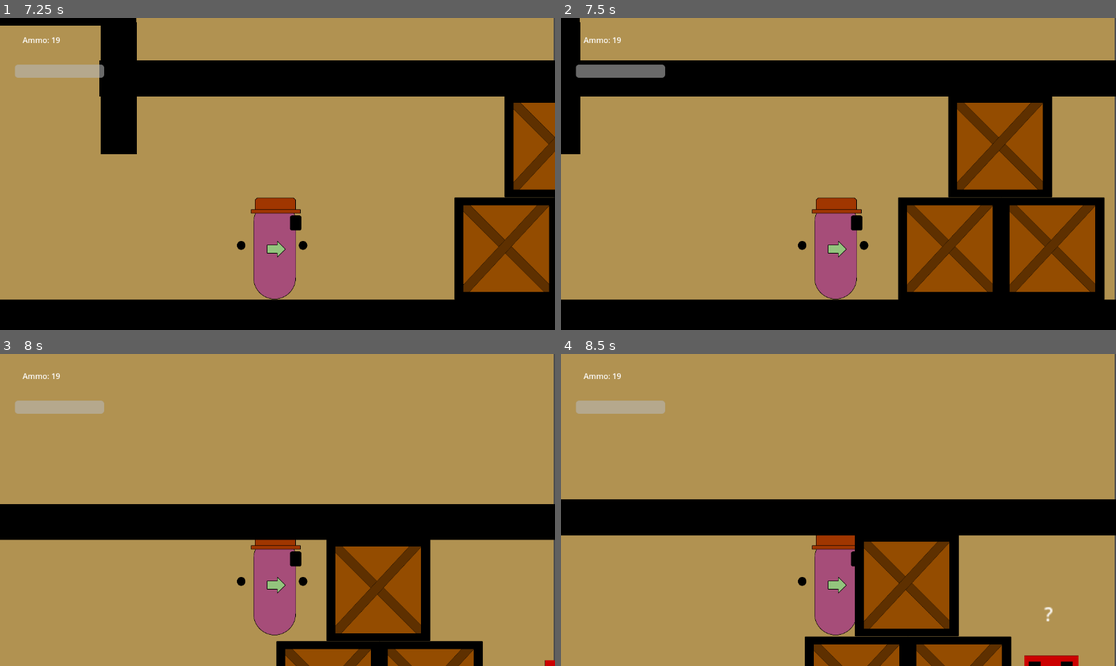
Above: before the commit, frames 1-4 (two rows, left to right).
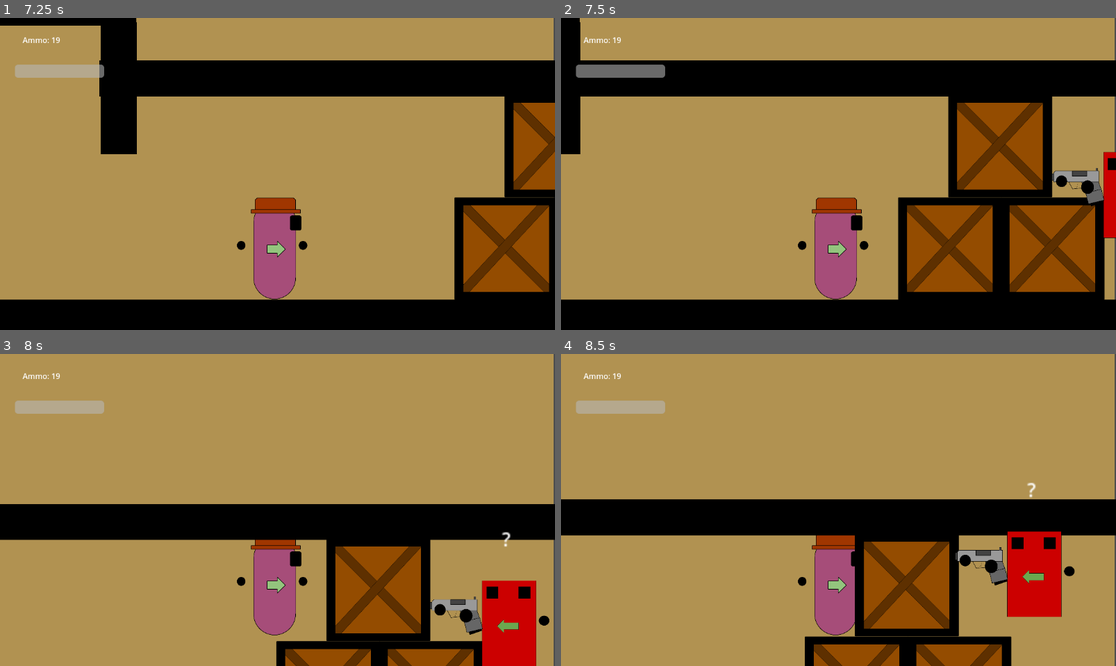
Above: after the commit, the same moments.

Repository: TrinityXon/No-Excuses-Nathan
Game: Godot game, scene res://Levels/UILevels/MainMenu.tscn
The game is run twice, just before and just after one commit, with the same random seed, the same clock (stepped at 60 frames per second) and the same inputs. The engine's default icon, where the game draws it, is replaced by a stand-in: a white triangle on a blue panel in a dark square.
Inputs:
- Up to frame 1 (7.25 s): click "Play" at 0.5 s; tap Enter at 1.25 s; hold Right (Move_Right) 1.28-2.78 s; tap F (Pickup) at 1.35, 4.35 s; tap W (Jump) at 1.52, 2.27, 3.77, 4.52, 5.27, 6.77 s; tap Ctrl (Shoot) at 2.1, 5.1 s; hold Left (MoveLeft) 2.78-5.03 s; tap C (crouch) at 2.85, 5.85 s; tap Tab (equip) at 3.6, 6.6 s; hold Right (Move_Right) from 5.03 s (still down)
- Up to frame 2 (7.5 s): keep holding Right (Move_Right); tap F (Pickup) at 7.35 s
- Up to frame 3 (8 s): keep holding Right (Move_Right); tap W (Jump) at 7.52 s
- Up to frame 4 (8.5 s): keep holding Right (Move_Right); tap Ctrl (Shoot) at 8.1 s; tap W (Jump) at 8.27 s

Frame 1 is identical in both runs. In frame 2, 1.2% of the frame differs, in the area x 88-100%, y 42-71%; in frame 3, 3.4%; in frame 4, 3.7%, in the area x 71-94%, y 41-100%.

Commit message:
Revert "Changed Dining Chair"
This reverts commit 0d5aeeff8a5a03eb8537b3177afd2d03b0a8377c.

Diff:
--- a/Levels/The_Marston_Estate/Floor_1/floor_1.tscn
+++ b/Levels/The_Marston_Estate/Floor_1/floor_1.tscn
@@ -224,7 +224,7 @@
 position = Vector2(1135, 745)
 
 [node name="Area2D3" parent="Environment/Rooms/DiningRoom/Props" instance=ExtResource("19_1np0n")]
-position = Vector2(1839, 747)
+position = Vector2(1765, 747)
 flipSprite = true
 
 [node name="Main_Hall" type="Node2D" parent="Environment/Rooms"]
@@ -244,17 +244,17 @@
 [node name="Hostiles" type="Node2D" parent="."]
 
 [node name="Enemies" parent="Hostiles" node_paths=PackedStringArray("player", "activationZones", "travelPoints") instance=ExtResource("6_8jkhy")]
-position = Vector2(-1332, 684)
+position = Vector2(-1365, 573)
 player = NodePath("../../Player/Nathan_Main")
 activationZones = NodePath("../../ActivationZones/HallwayEnemy")
 travelPoints = [NodePath("Points"), NodePath("Points2")]
 usesVisionCone = false
 
 [node name="Points" parent="Hostiles/Enemies" instance=ExtResource("7_aplqc")]
-position = Vector2(-127.333, -0.666656)
+position = Vector2(-127.333, 35.3333)
 
 [node name="Points2" parent="Hostiles/Enemies" instance=ExtResource("7_aplqc")]
-position = Vector2(142.667, -2)
+position = Vector2(142, 35.3333)
 
 [node name="Enemies2" parent="Hostiles" node_paths=PackedStringArray("player", "activationZones", "travelPoints") instance=ExtResource("6_8jkhy")]
 position = Vector2(-520, 491)
